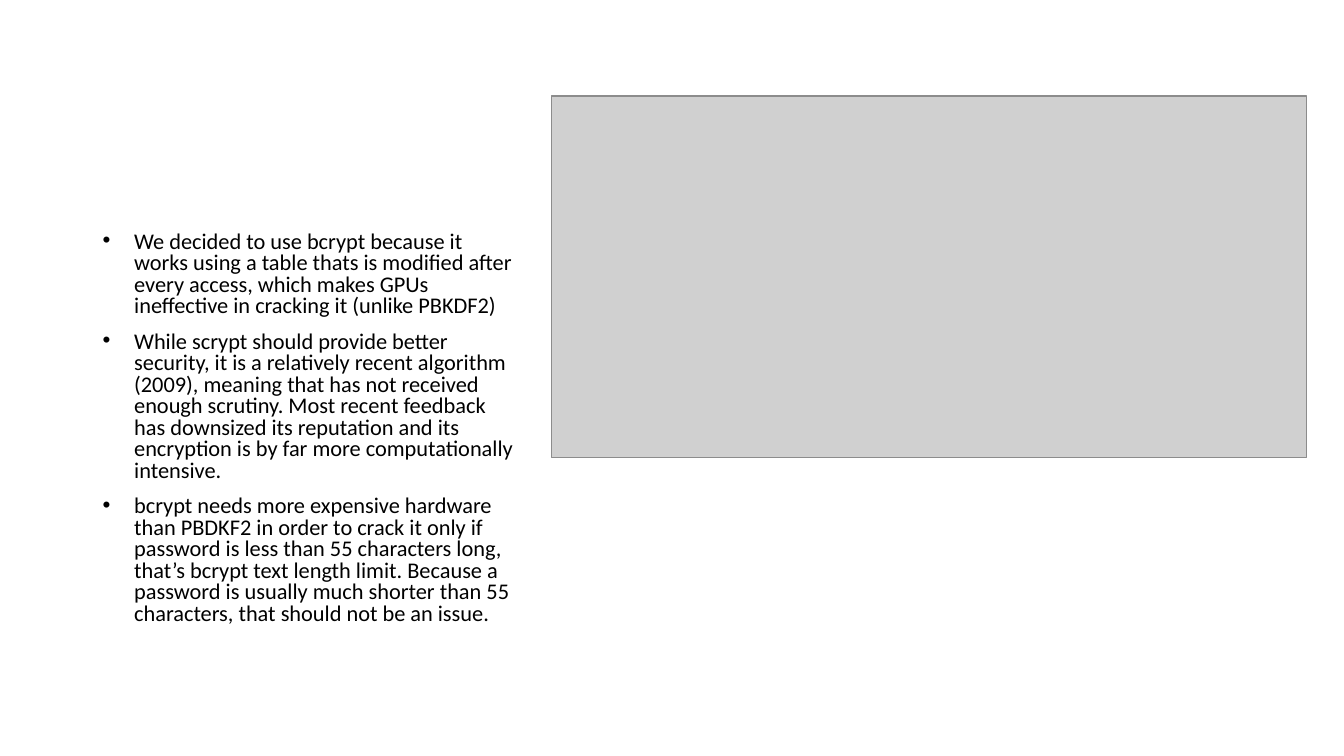
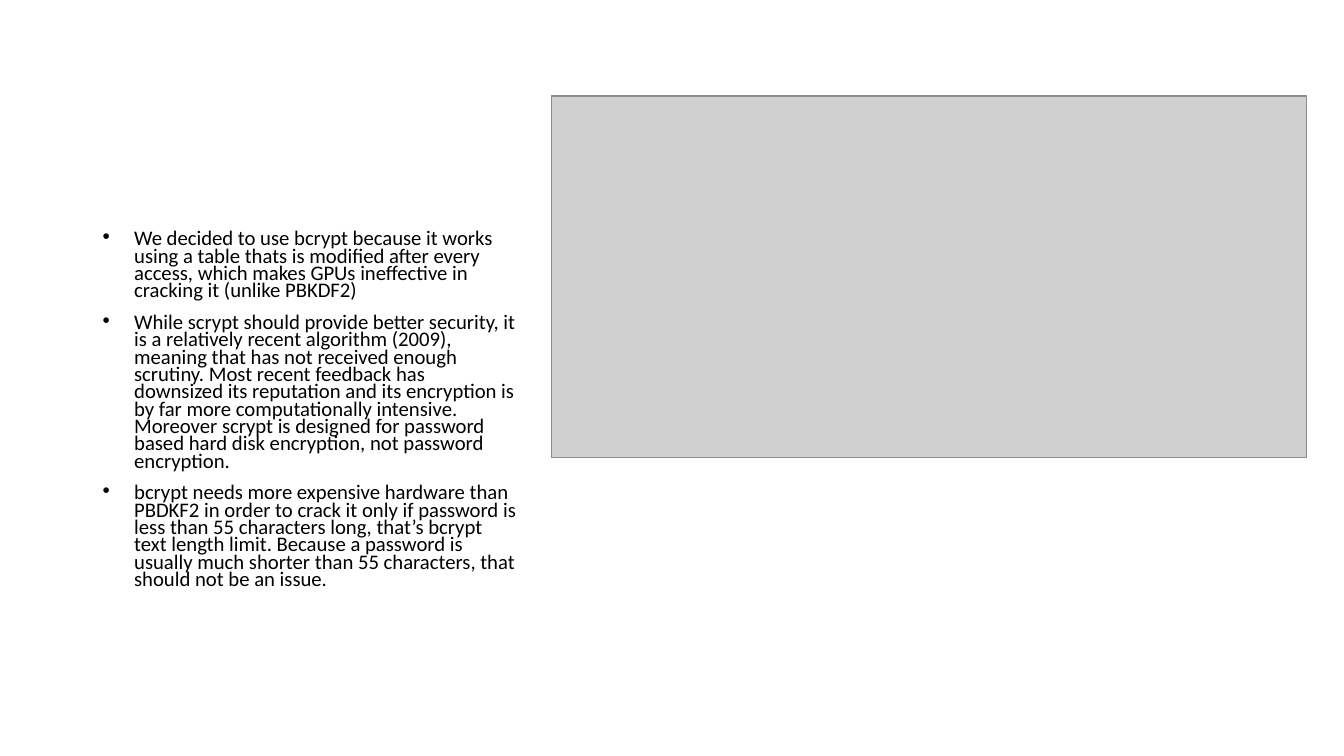
Before and after one commit to fparricelli/Encrypted-data-exchange-between-two-Arduino-boards-using-Symmetric-Encryption, a slide deck: slide 9 of Documentazione e cose così/Slide_concettuali_Luca.pptx. Drawn at 1344x756 pixels with LibreOffice and Linux fonts; fonts in the diff are those of the drawing; grey boxes stand for pictures. Boxes give left, top, right and bottom in pixels: in the first picture for what was removed or moved away, otherwise in the second. Text is boxed around its words. In the diff, an @@ line names an element or a change of style, - is before the commit and + after.

```diff
--- a/Documentazione e cose così/Slide_concettuali_Luca.pptx
+++ b/Documentazione e cose così/Slide_concettuali_Luca.pptx
@@ text at (x1=134, y1=230, x2=516, y2=586): size 16 to 14.8 pt in "We decided to use bcrypt because it ...", "bcrypt needs more expensive hardware than PBDKF2 ..."; line spacing 0.8 to 0.7 @@
@@ text at (x1=134, y1=314, x2=515, y2=472): text changed; size 16 to 14.8 pt @@
-• While scrypt should provide better security, it is a relatively recent algorithm (2009), meaning that has not received enough scrutiny. Most recent feedback has downsized its reputation and its encryption is by far more computationally intensive.
+• While scrypt should provide better security, it is a relatively recent algorithm (2009), meaning that has not received enough scrutiny. Most recent feedback has downsized its reputation and its encryption is by far more computationally intensive. Moreover scrypt is designed for password based hard disk encryption, not password encryption.
```
Also in this commit, not shown: 2 other slides changed, 2 other files.
